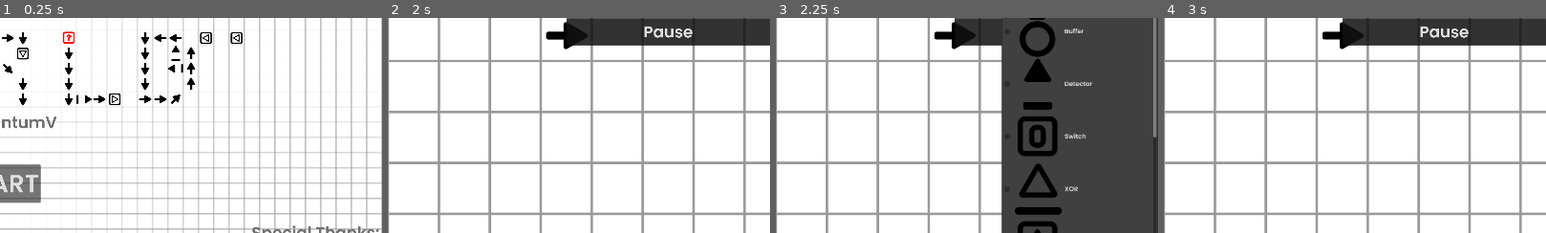
Above: before the commit, frames 1-4 (left to right).
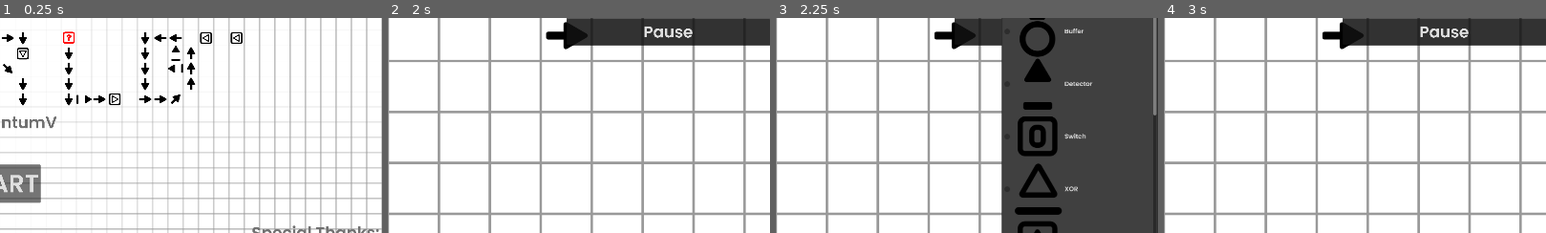
Above: after the commit, the same moments.

Repository: QuantumV2/SignalWorld
Game: Godot game, scene res://Scenes/TitleScreen.tscn
Same seed, same stepped clock (60 frames per second), same inputs: the game is played once before the commit and once after it.
Inputs (mouse positions are % of the whole screen's width and height, from its top left):
- Up to frame 1 (0.25 s): no input
- Up to frame 2 (2 s): click "START" at 0.5 s; tap Enter (enter) at 1.25, 1.55 s; move the mouse to (72, 45) at 1.27 s; hold D (right) from 1.28 s (still down); hold Delete (del) from 1.28 s (still down); click (72, 45) at 1.42 s
- Up to frame 3 (2.25 s): release D (right) at 2 s; release Delete (del) at 2 s; click "Wire" at 2 s
- Up to frame 4 (3 s): click "Right" at 2.75 s
The pictures show only the part of the screen within x 50-100%, y 40-90%; the shares and areas given below are measured in that part.

Frames 1-2 are identical in both runs. In frame 3, 0.1% of the frame differs, in the area x 98-100%, y 44-56%; in frame 4, nothing differs.

Commit message:
poop wip

Diff:
--- a/Scenes/game.tscn
+++ b/Scenes/game.tscn
@@ -12,6 +12,7 @@
 [ext_resource type="PackedScene" uid="uid://b0pjv63xsnn1v" path="res://Prefabs/grid.tscn" id="9_nta1r"]
 [ext_resource type="TileSet" uid="uid://bknk4bw1ekaa6" path="res://Tilesets/cell_tileset.tres" id="10_jwree"]
 [ext_resource type="Texture2D" uid="uid://tg4qnge641eg" path="res://Images/circle.svg" id="11_adeqb"]
+[ext_resource type="Script" path="res://Scenes/network_cells.gd" id="13_gmqgh"]
 
 [sub_resource type="AtlasTexture" id="AtlasTexture_8bnvh"]
 atlas = ExtResource("6_4k7gr")
@@ -60,6 +61,10 @@
 [sub_resource type="AtlasTexture" id="AtlasTexture_m7y3w"]
 atlas = ExtResource("6_4k7gr")
 region = Rect2(640, 128, 128, 128)
+
+[sub_resource type="AtlasTexture" id="AtlasTexture_5lb20"]
+atlas = ExtResource("6_4k7gr")
+region = Rect2(768, 128, 128, 128)
 
 [sub_resource type="AtlasTexture" id="AtlasTexture_bel8f"]
 atlas = ExtResource("6_58r07")
@@ -111,7 +116,7 @@
 theme = ExtResource("7_mosdc")
 theme_override_font_sizes/font_size = 37
 selected = 0
-item_count = 12
+item_count = 13
 popup/item_0/text = "Wire"
 popup/item_0/icon = SubResource("AtlasTexture_8bnvh")
 popup/item_1/text = "Generator"
@@ -147,6 +152,9 @@
 popup/item_11/text = "Flow"
 popup/item_11/icon = SubResource("AtlasTexture_m7y3w")
 popup/item_11/id = 11
+popup/item_12/text = "Input"
+popup/item_12/icon = SubResource("AtlasTexture_5lb20")
+popup/item_12/id = 12
 
 [node name="ColorOptions" type="OptionButton" parent="UI/Control"]
 unique_name_in_owner = true
@@ -440,6 +448,9 @@
 modulate = Color(1, 0.788235, 0, 1)
 scale = Vector2(0.03, 0.03)
 texture = ExtResource("11_adeqb")
+
+[node name="NetworkCells" type="Node2D" parent="."]
+script = ExtResource("13_gmqgh")
 
 [connection signal="mouse_entered" from="UI/Control/ColorRect" to="UI" method="_on_mouse_entered"]
 [connection signal="mouse_exited" from="UI/Control/ColorRect" to="UI" method="_on_mouse_exited"]
--- /dev/null
+++ b/Scenes/network_cells.gd
@@ -0,0 +1,23 @@
+class_name ServerNode
+extends Node
+
+var server := UDPServer.new()
+var peers = []
+
+func _ready():
+	server.listen(5357)
+
+func _process(delta):
+	server.poll() # Important!
+	if server.is_connection_available():
+		var peer: PacketPeerUDP = server.take_connection()
+		var packet = peer.get_packet()
+		print("Accepted peer: %s:%s" % [peer.get_packet_ip(), peer.get_packet_port()])
+		print("Received data: %s" % [packet.get_string_from_utf8()])
+		# Reply so it knows we received the message.
+		peer.put_packet(packet)
+		# Keep a reference so we can keep contacting the remote peer.
+		peers.append(peer)
+
+	for i in range(0, peers.size()):
+		pass # Do something with the connected peers.
--- a/Scripts/GameHandler.gd
+++ b/Scripts/GameHandler.gd
@@ -16,6 +16,8 @@
 	Global.CellTypes.AngledWire: do_angledwire_cell,
 
 	Global.CellTypes.Flow: do_wire_cell,
+
+	Global.CellTypes.Input: do_wire_cell,
 }
 
 var paused = false;
--- a/Scripts/Global.gd
+++ b/Scripts/Global.gd
@@ -273,6 +273,7 @@
 	&"Randomizer":9,
 	&"AngledWire":10,
 	&"Flow":11,
+	&"Input":12,
 }
 
 func is_base64_gzip_deflated(base64_string: String) -> bool:
@@ -307,6 +308,7 @@
 	9:Vector2i(1,2),
 	10:Vector2i(2,2),
 	11:Vector2i(5,1),
+	12:Vector2i(6,1),
 }
 
 const PowerTypes : Dictionary = {
--- a/Tilesets/alt_cell_tileset.tres
+++ b/Tilesets/alt_cell_tileset.tres
@@ -29,6 +29,8 @@
 2:2/0/custom_data_0 = &"AngledWire"
 5:1/0 = 0
 5:1/0/custom_data_0 = &"Flow"
+6:1/0 = 0
+6:1/0/custom_data_0 = &"Input"
 
 [resource]
 tile_size = Vector2i(128, 128)
--- a/Tilesets/cell_tileset.tres
+++ b/Tilesets/cell_tileset.tres
@@ -29,6 +29,8 @@
 2:2/0/custom_data_0 = &"AngledWire"
 5:1/0 = 0
 5:1/0/custom_data_0 = &"Flow"
+6:1/0 = 0
+6:1/0/custom_data_0 = &"Input"
 
 [resource]
 tile_size = Vector2i(128, 128)
Not shown: 1 places in Scenes/game.tscn that only renumber resources
